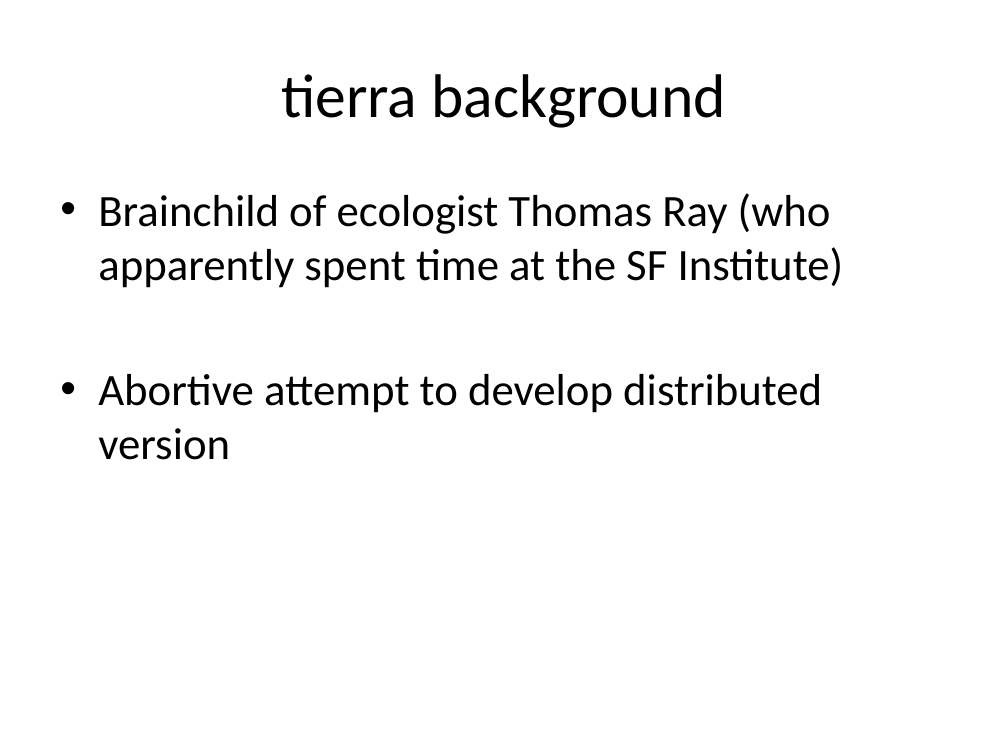
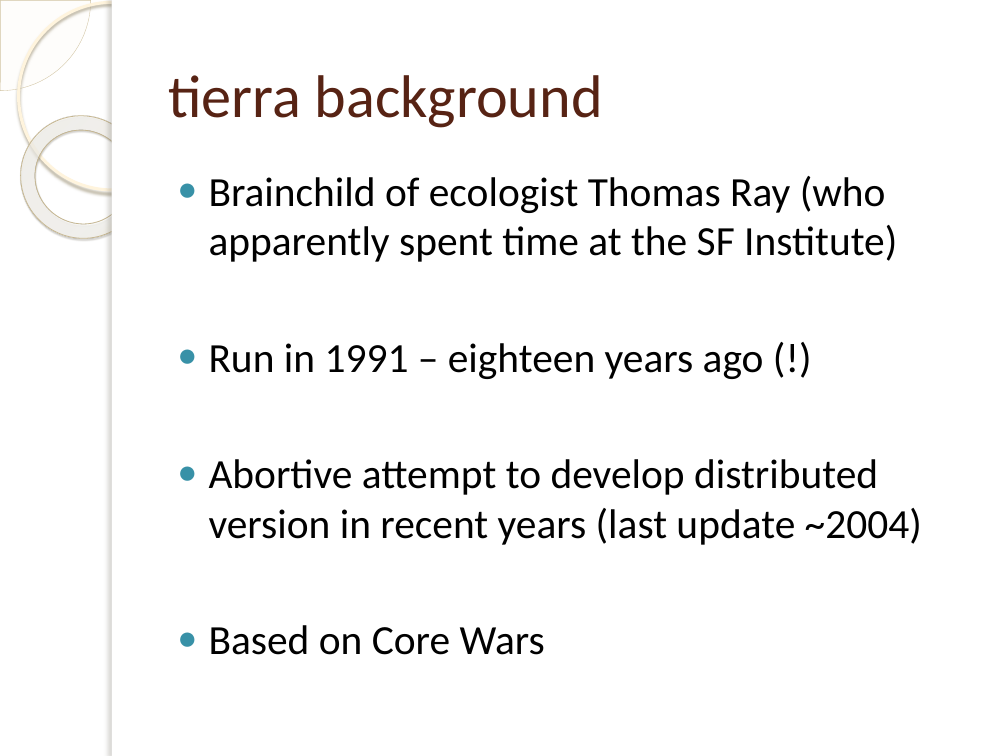
Before and after one commit to mallyvai/4holland, a slide deck: slide 5 of tierra.pptx (slide 7 before the commit). Drawn at 1008x756 pixels with LibreOffice and Linux fonts; fonts in the diff are those of the drawing; background and template pictures are left out. Boxes give left, top, right and bottom in pixels: in the first picture for what was removed or moved away, otherwise in the second. Text is boxed around its words. In the diff, an @@ line names an element or a change of style, - is before the commit and + after.

```diff
--- a/tierra.pptx
+++ b/tierra.pptx
@@ pie slice (boxed as its full ellipse) added at <box>0,0,91,91</box>, fill #FEFAF4 at 33% opacity, outline #D3C39F 0.25 pt @@
@@ ellipse added at <box>18,2,206,190</box>, outline #FFF5DE 2.15 pt @@
@@ rectangle added at <box>112,0,1008,756</box>, fill #FFFFFF @@
@@ rectangle added at <box>112,0,120,756</box>, fill #FFFFFF @@
@@ title "tierra background": place and size @@
-title "tierra background" at <box>281,74,726,128</box>
+title "tierra background" at <box>168,75,603,128</box>
@@ title "tierra background" at <box>168,75,603,128</box>: size 44 to 43 pt, text colour #000000 to #572314; alignment centre to left @@
@@ donut added at <box>0,91,169,263</box>, fill gradient #FFFCF6 to #FFFEFB to #F0D28E, outline #C7B893 0.58 pt @@
@@ text "Brainchild of ecologist Thomas Ray ...": place and size @@
-text "Brainchild of ecologist Thomas Ray ..." at <box>98,193,844,460</box>
+text "Brainchild of ecologist Thomas Ray ..." at <box>209,176,922,655</box>
@@ text at <box>209,176,897,262</box>: size 32 to 29.6 pt in "Brainchild of ecologist Thomas Ray (who apparently ..."; bullet • to ● @@
@@ text at <box>209,343,922,655</box>: text changed; size 32 to 29.6 pt @@
-• Abortive attempt to develop distributed version
+● Run in 1991 – eighteen years ago (!)
+● Abortive attempt to develop distributed version in recent years (last update ~2004)
+● Based on Core Wars
```
Also in this commit, not shown: 10 other slides changed, 7 slides added, 3 slides removed.
